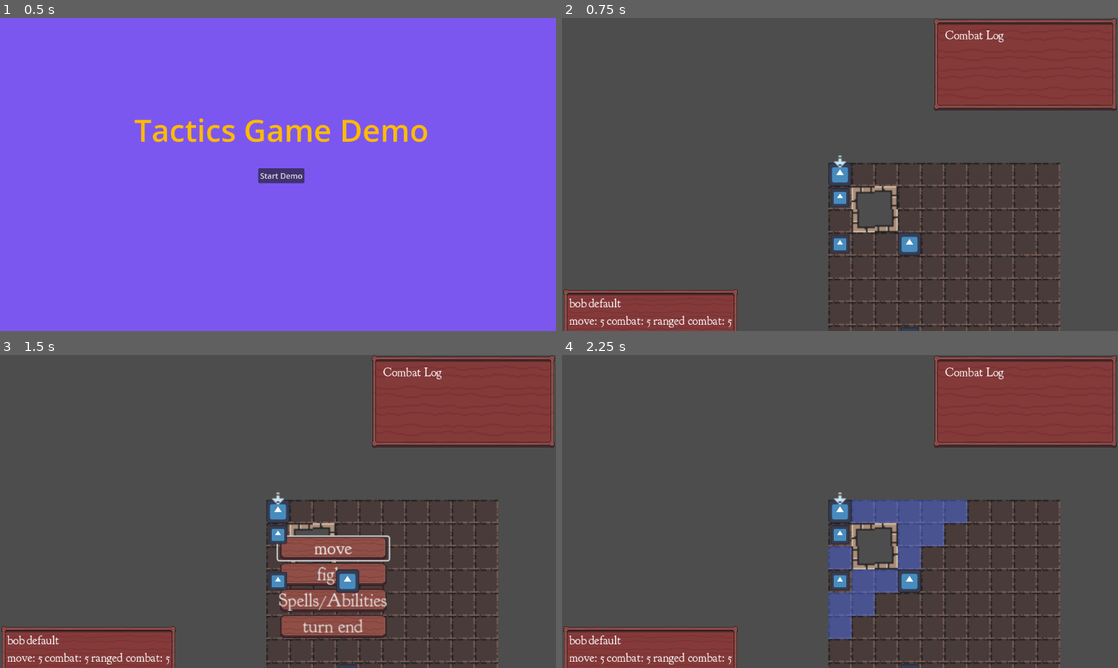
Above: before the commit, frames 1-4 (two rows, left to right).
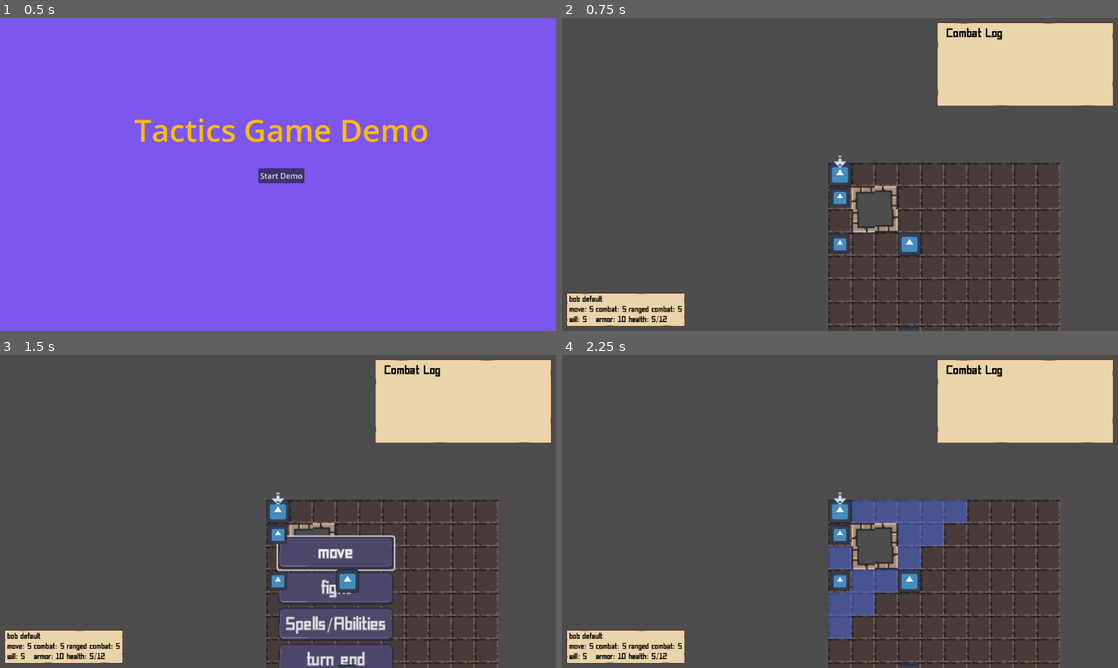
Above: after the commit, the same moments.

Repository: brianhall1313/dungeon-tactics
Game: Godot game, scene res://Scene/start_screen.tscn
Two runs of this game, one before a commit and one after it. Both use one fixed random seed, a clock stepped at 60 frames per second and the inputs below. The engine's default icon, where the game draws it, is replaced by a stand-in: a white triangle on a blue panel in a dark square.
Inputs (mouse positions are in pixels of both pictures, inside the frame that each line leads up to):
- Up to frame 1 (0.5 s): no input
- Up to frame 2 (0.75 s): click "Start Demo" at 0.5 s
- Up to frame 3 (1.5 s): tap Enter at 1.25 s; move the mouse to (461, 401) at 1.27 s
- Up to frame 4 (2.25 s): click "move" at 2 s

Frame 1 is identical in both runs. In frame 2, 13% of the frame differs, in the area x 0-100%, y 0-100%; in frame 3, 21%; in frame 4, 13%.

Commit message:
might have found the right font

Diff:
--- a/Resources/dungeon_theme.tres
+++ b/Resources/dungeon_theme.tres
@@ -1,26 +1,27 @@
 [gd_resource type="Theme" load_steps=6 format=3 uid="uid://5fu88ou1dk5"]
 
-[ext_resource type="FontFile" uid="uid://cgeqqxharig4e" path="res://Resources/GoudyBookletter1911-Regular.ttf" id="1_4uqtn"]
-[ext_resource type="Texture2D" uid="uid://bn6tbhu2txgn2" path="res://textures/Wooden Pixel Art GUI 32x32.png" id="1_cgaqg"]
+[ext_resource type="FontFile" uid="uid://ckdcsqnyofc2d" path="res://Resources/Robot_Font.otf" id="1_dprwm"]
 [ext_resource type="StyleBox" uid="uid://bcoqgx8in6e51" path="res://textures/gui_button_hover.tres" id="1_v0v4v"]
 [ext_resource type="StyleBox" uid="uid://ds4wm71v8qjca" path="res://textures/gui_button.tres" id="2_jkgow"]
+[ext_resource type="Texture2D" uid="uid://dqstvmck6hbrv" path="res://textures/00_General_Pack.png" id="4_w8m8d"]
 
 [sub_resource type="StyleBoxTexture" id="StyleBoxTexture_1fhaq"]
-texture = ExtResource("1_cgaqg")
+texture = ExtResource("4_w8m8d")
 texture_margin_left = 15.0
 texture_margin_top = 15.0
 texture_margin_right = 15.0
 texture_margin_bottom = 15.0
-region_rect = Rect2(160, 640, 96, 96)
+region_rect = Rect2(0, 112, 48, 48)
 
 [resource]
 Button/font_sizes/font_size = 25
-Button/fonts/font = ExtResource("1_4uqtn")
+Button/fonts/font = ExtResource("1_dprwm")
 Button/styles/hover = ExtResource("1_v0v4v")
 Button/styles/normal = ExtResource("2_jkgow")
-Label/font_sizes/font_size = 25
-Label/fonts/font = ExtResource("1_4uqtn")
+Label/colors/font_color = Color(0, 0, 0, 1)
+Label/font_sizes/font_size = 16
+Label/fonts/font = ExtResource("1_dprwm")
 PanelContainer/styles/panel = SubResource("StyleBoxTexture_1fhaq")
-RichTextLabel/colors/default_color = Color(1, 1, 1, 1)
+RichTextLabel/colors/default_color = Color(0, 0, 0, 1)
 RichTextLabel/font_sizes/normal_font_size = 25
-RichTextLabel/fonts/normal_font = ExtResource("1_4uqtn")
+RichTextLabel/fonts/normal_font = ExtResource("1_dprwm")
--- a/Scene/selected_character_info.tscn
+++ b/Scene/selected_character_info.tscn
@@ -14,7 +14,7 @@
 [node name="PanelContainer" type="PanelContainer" parent="."]
 layout_mode = 0
 offset_right = 224.0
-offset_bottom = 80.0
+offset_bottom = 86.0
 
 [node name="MarginContainer" type="MarginContainer" parent="PanelContainer"]
 layout_mode = 2
--- a/textures/gui_button.tres
+++ b/textures/gui_button.tres
@@ -1,7 +1,11 @@
 [gd_resource type="StyleBoxTexture" load_steps=2 format=3 uid="uid://ds4wm71v8qjca"]
 
-[ext_resource type="Texture2D" uid="uid://bn6tbhu2txgn2" path="res://textures/Wooden Pixel Art GUI 32x32.png" id="1_k663c"]
+[ext_resource type="Texture2D" uid="uid://dqstvmck6hbrv" path="res://textures/00_General_Pack.png" id="1_mnwq1"]
 
 [resource]
-texture = ExtResource("1_k663c")
-region_rect = Rect2(128, 1056, 96, 32)
+texture = ExtResource("1_mnwq1")
+texture_margin_left = 10.0
+texture_margin_top = 10.0
+texture_margin_right = 10.0
+texture_margin_bottom = 10.0
+region_rect = Rect2(0, 64, 48, 16)
--- a/textures/gui_button_hover.tres
+++ b/textures/gui_button_hover.tres
@@ -1,7 +1,11 @@
 [gd_resource type="StyleBoxTexture" load_steps=2 format=3 uid="uid://bcoqgx8in6e51"]
 
-[ext_resource type="Texture2D" uid="uid://bn6tbhu2txgn2" path="res://textures/Wooden Pixel Art GUI 32x32.png" id="1_6priw"]
+[ext_resource type="Texture2D" uid="uid://dqstvmck6hbrv" path="res://textures/00_General_Pack.png" id="1_4m4gv"]
 
 [resource]
-texture = ExtResource("1_6priw")
-region_rect = Rect2(128, 1088, 96, 32)
+texture = ExtResource("1_4m4gv")
+texture_margin_left = 10.0
+texture_margin_top = 10.0
+texture_margin_right = 10.0
+texture_margin_bottom = 10.0
+region_rect = Rect2(0, 64, 48, 16)
Binary file added: Resources/Final-Fantasy.ttf
Not shown, changed: Resources/Final-Fantasy.ttf.import
Binary file removed: Resources/GoudyBookletter1911-Regular.ttf
Binary file added: Resources/MinimalPixel v2.ttf
Not shown, added: Resources/MinimalPixel v2.ttf.import
Binary file added: Resources/Robot_Font.otf
Not shown, added: Resources/Robot_Font.otf.import
Binary file added: textures/00_General_Pack.png
Not shown, added: textures/00_General_Pack.png.import
